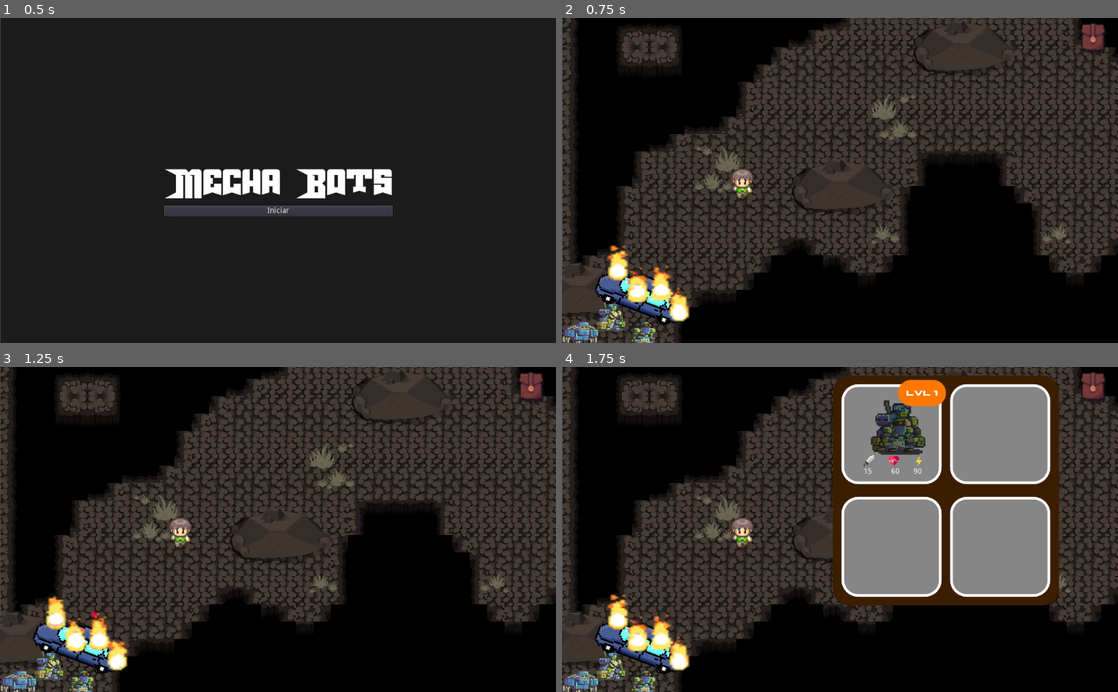
Above: before the commit, frames 1-4 (two rows, left to right).
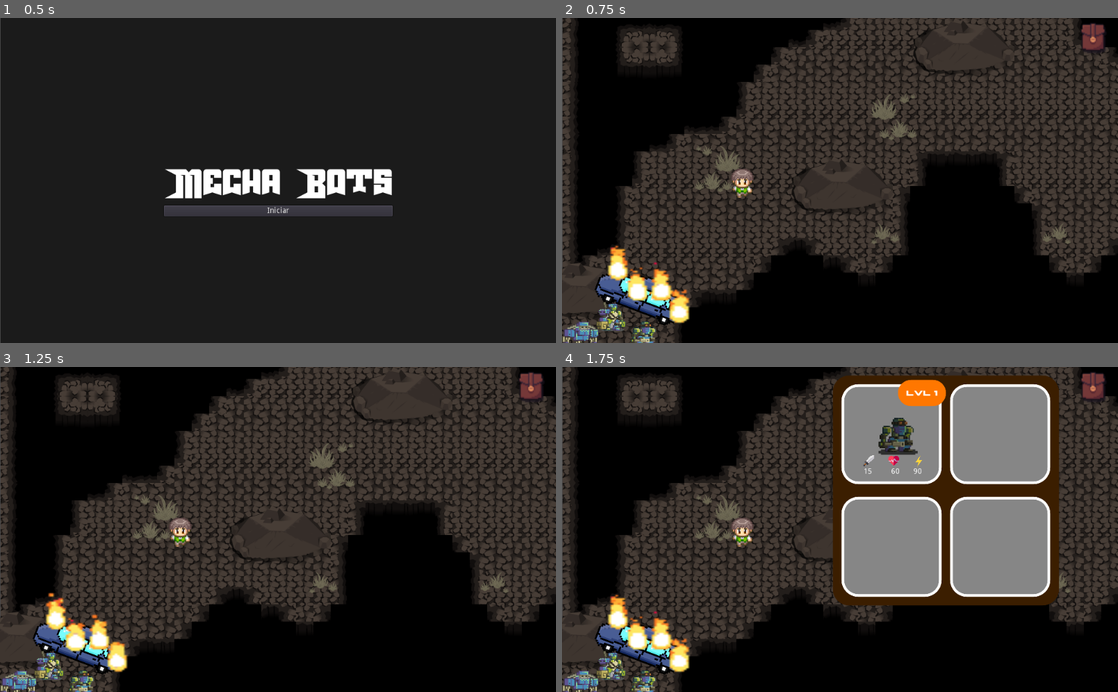
Above: after the commit, the same moments.

Repository: brunohlippert/MechaBots
Game: Godot game, scene res://Scenes/map/Home.tscn
Same seed, same stepped clock (60 frames per second), same inputs: the game is played once before the commit and once after it.
Inputs (mouse positions are in pixels of both pictures, inside the frame that each line leads up to):
- Up to frame 1 (0.5 s): no input
- Up to frame 2 (0.75 s): click "Iniciar" at 0.5 s
- Up to frame 3 (1.25 s): no input
- Up to frame 4 (1.75 s): click (1095, 386) at 1.25 s

Frame 1 is identical in both runs. In frame 2, 0.7% of the frame differs, in the area x 8-23%, y 69-95%; in frame 3, 0.7%; in frame 4, 1.4%, in the area x 8-66%, y 10-95%.

Commit message:
creditos

Diff:
--- a/Scenes/characters/Robot.tscn
+++ b/Scenes/characters/Robot.tscn
@@ -7,6 +7,7 @@
 [ext_resource path="res://assets/robots/garry.png" type="Texture" id=5]
 [ext_resource path="res://assets/robots/stronk.png" type="Texture" id=6]
 [ext_resource path="res://assets/hit - yellow.png" type="Texture" id=7]
+[ext_resource path="res://assets/robots/boss.png" type="Texture" id=8]
 
 [sub_resource type="Animation" id=2]
 length = 0.001
@@ -185,6 +186,7 @@
 [node name="sprites" type="Node2D" parent="."]
 
 [node name="fighter" type="Sprite" parent="sprites"]
+visible = false
 modulate = Color( 0.556863, 0.556863, 0.556863, 1 )
 position = Vector2( -1.90735e-06, -1.90735e-06 )
 scale = Vector2( 0.657895, 0.657895 )
@@ -209,6 +211,12 @@
 position = Vector2( -8, -3.8147e-06 )
 scale = Vector2( 0.605263, 0.605263 )
 texture = ExtResource( 6 )
+
+[node name="boss" type="Sprite" parent="sprites"]
+visible = false
+position = Vector2( -8, -4.76837e-07 )
+scale = Vector2( 0.21371, 0.21371 )
+texture = ExtResource( 8 )
 
 [node name="Sparks" type="AnimatedSprite" parent="."]
 position = Vector2( 9, 3.8147e-06 )
--- a/Scenes/characters/RobotLogic.gd
+++ b/Scenes/characters/RobotLogic.gd
@@ -30,6 +30,9 @@
 	special = robotConfig["special"]
 
 	$Stats.setInitialStats(robotConfig)
+	for rob in get_node("sprites").get_children():
+		rob.visible = false
+
 	robotSprite = get_node("sprites/"+robot)
 
 	if isEnemy:
--- a/Scenes/map/Batalha.gd
+++ b/Scenes/map/Batalha.gd
@@ -2,6 +2,8 @@
 
 var specialTimeout := 2
 var enemy: Dictionary
+
+var currentRobotBossFight = 0
 
 var rng = RandomNumberGenerator.new()
 
@@ -12,14 +14,21 @@
 	State.isRobotForBattleLvlUp = false
 	State.isNewRobotAdded = false
 
-	var robot = State.bag[State.robotForBattle]
-	enemy = State.enemyForBattle
+	if State.bossBattle:
+		State.playerPositionOnMap = Vector2(2650, 1500)
+		var robot = State.bag[currentRobotBossFight]
 
-	$Robot.init(robot["name"], robot["lvl"], true)
-	$Enemy.init(enemy["name"], enemy["lvl"], true, true)
+		$Robot.init(robot["name"], robot["lvl"], true)
+		$Enemy.init("boss", 1, true)
+
+	else:
+		var robot = State.bag[State.robotForBattle]
+		enemy = State.enemyForBattle
+
+		$Robot.init(robot["name"], robot["lvl"], true)
+		$Enemy.init(enemy["name"], enemy["lvl"], true, true)
 
 	$Robot.setMyTurn(true)
-
 	$Special/timeout.text = str(specialTimeout)
 
 func _on_Attack_pressed() -> void:
@@ -62,9 +71,26 @@
 	if $Enemy.life <= 0:
 		State.firstBattle = false
 		State.handleVitoria(enemy)
+
+
+
 		get_tree().change_scene("res://Scenes/map/Map.tscn")
 	if $Robot.life <= 0:
-		get_tree().change_scene("res://Scenes/map/Map.tscn")
+		if State.bossBattle:
+			currentRobotBossFight += 1
+
+			if currentRobotBossFight < len(State.bag):
+				var robot = State.bag[currentRobotBossFight]
+
+				$Robot.init(robot["name"], robot["lvl"], true)
+				$Robot.setMyTurn(true)
+				specialTimeout = 2
+				$Special/timeout.text = str(specialTimeout)
+			else:
+				State.bossBattle = false
+				get_tree().change_scene("res://Scenes/map/Map.tscn")
+		else:
+			get_tree().change_scene("res://Scenes/map/Map.tscn")
 
 
 func disabledButtonStates(newState: bool):
--- a/Scenes/map/Batalha.tscn
+++ b/Scenes/map/Batalha.tscn
@@ -7,6 +7,7 @@
 [ext_resource path="res://assets/sprites/battleSprites/background2.png" type="Texture" id=5]
 [ext_resource path="res://assets/sprites/battleSprites/background1.png" type="Texture" id=6]
 [ext_resource path="res://tiles/Battle.tscn" type="PackedScene" id=7]
+[ext_resource path="res://assets/batalha.mp3" type="AudioStream" id=8]
 
 [sub_resource type="TileSet" id=1]
 1/name = "mainlev_build.png 1"
@@ -258,5 +259,10 @@
 margin_bottom = 24.0
 text = "1"
 
+[node name="AudioStreamPlayer" type="AudioStreamPlayer" parent="."]
+stream = ExtResource( 8 )
+volume_db = -12.201
+autoplay = true
+
 [connection signal="pressed" from="Attack" to="." method="_on_Attack_pressed"]
 [connection signal="pressed" from="Special" to="." method="_on_Special_pressed"]
--- /dev/null
+++ b/Scenes/map/Fim.gd
@@ -0,0 +1,4 @@
+extends Node2D
+
+func _ready():
+	$VideoPlayer.play()
--- /dev/null
+++ b/Scenes/map/Fim.tscn
@@ -0,0 +1,11 @@
+[gd_scene load_steps=2 format=2]
+
+[ext_resource path="res://assets/creditos.ogv" type="VideoStream" id=1]
+
+[node name="Home" type="Node2D"]
+
+[node name="VideoPlayer" type="VideoPlayer" parent="."]
+margin_right = 1024.0
+margin_bottom = 600.0
+stream = ExtResource( 1 )
+autoplay = true
--- a/Scenes/map/Map.gd
+++ b/Scenes/map/Map.gd
@@ -3,6 +3,11 @@
 func _ready():
 	$Player.position = State.playerPositionOnMap
 
+	if State.playerWinBossBattle:
+		for child in $BarreiraBau.get_children():
+			$BarreiraBau.remove_child(child)
+
+
 func _on_bagButton_pressed() -> void:
 	$HudLayer/Bag.visible = not $HudLayer/Bag.visible
 
--- a/Scenes/map/Map.tscn
+++ b/Scenes/map/Map.tscn
@@ -15,6 +15,7 @@
 [ext_resource path="res://assets/robots/stronk.png" type="Texture" id=13]
 [ext_resource path="res://Scenes/structures/Bau.tscn" type="PackedScene" id=14]
 [ext_resource path="res://Scenes/structures/Mine.tscn" type="PackedScene" id=15]
+[ext_resource path="res://assets/map.ogg" type="AudioStream" id=16]
 
 [node name="Map" type="Node2D"]
 script = ExtResource( 5 )
@@ -87,61 +88,61 @@
 position = Vector2( 2576, 682 )
 
 [node name="Entulho19" parent="Entulhos" instance=ExtResource( 1 )]
-position = Vector2( 2120, 1049 )
+position = Vector2( 2783, 942 )
 
 [node name="Entulho20" parent="Entulhos" instance=ExtResource( 1 )]
-position = Vector2( 2113, 1100 )
+position = Vector2( 2744, 977 )
 
 [node name="Entulho21" parent="Entulhos" instance=ExtResource( 1 )]
-position = Vector2( 1898, 1123 )
+position = Vector2( 2704, 1006 )
 
 [node name="Entulho22" parent="Entulhos" instance=ExtResource( 1 )]
-position = Vector2( 1925, 1077 )
-
-[node name="Entulho2" parent="Entulhos/Entulho22" instance=ExtResource( 1 )]
-position = Vector2( 998, -21 )
-
-[node name="Entulho3" parent="Entulhos/Entulho22" instance=ExtResource( 1 )]
-position = Vector2( 1032, 15 )
-
-[node name="Entulho4" parent="Entulhos/Entulho22" instance=ExtResource( 1 )]
-position = Vector2( 968, 18 )
-
-[node name="Entulho5" parent="Entulhos/Entulho22" instance=ExtResource( 1 )]
-position = Vector2( 1030, 60 )
-
-[node name="Entulho6" parent="Entulhos/Entulho22" instance=ExtResource( 1 )]
-position = Vector2( 968, 64 )
-
-[node name="Entulho7" parent="Entulhos/Entulho22" instance=ExtResource( 1 )]
-position = Vector2( 1019, -250 )
-
-[node name="Entulho8" parent="Entulhos/Entulho22" instance=ExtResource( 1 )]
-position = Vector2( 971, -223 )
-
-[node name="Entulho9" parent="Entulhos/Entulho22" instance=ExtResource( 1 )]
-position = Vector2( 161, 570 )
-
-[node name="Entulho10" parent="Entulhos/Entulho22" instance=ExtResource( 1 )]
-position = Vector2( 150, 634 )
-
-[node name="Entulho11" parent="Entulhos/Entulho22" instance=ExtResource( 1 )]
-position = Vector2( 911, 870 )
-
-[node name="Entulho12" parent="Entulhos/Entulho22" instance=ExtResource( 1 )]
-position = Vector2( 849, 868 )
-
-[node name="Entulho13" parent="Entulhos/Entulho22" instance=ExtResource( 1 )]
-position = Vector2( 968, 836 )
-
-[node name="Entulho16" parent="Entulhos/Entulho22" instance=ExtResource( 1 )]
-position = Vector2( 1252, 305 )
-
-[node name="Entulho17" parent="Entulhos/Entulho22" instance=ExtResource( 1 )]
-position = Vector2( 1262, 354 )
-
-[node name="Entulho18" parent="Entulhos/Entulho22" instance=ExtResource( 1 )]
-position = Vector2( 1211, 335 )
+position = Vector2( 2763, 1027 )
+
+[node name="Entulho23" parent="Entulhos" instance=ExtResource( 1 )]
+position = Vector2( 2811, 991 )
+
+[node name="Entulho24" parent="Entulhos" instance=ExtResource( 1 )]
+position = Vector2( 2610, 1253 )
+
+[node name="Entulho25" parent="Entulhos" instance=ExtResource( 1 )]
+position = Vector2( 2558, 1243 )
+
+[node name="Entulho26" parent="Entulhos" instance=ExtResource( 1 )]
+position = Vector2( 2565, 1285 )
+
+[node name="Entulho27" parent="Entulhos" instance=ExtResource( 1 )]
+position = Vector2( 2416, 1795 )
+
+[node name="Entulho28" parent="Entulhos" instance=ExtResource( 1 )]
+position = Vector2( 2450, 1827 )
+
+[node name="Entulho29" parent="Entulhos" instance=ExtResource( 1 )]
+position = Vector2( 2469, 1774 )
+
+[node name="Entulho30" parent="Entulhos" instance=ExtResource( 1 )]
+position = Vector2( 2544, 1816 )
+
+[node name="Entulho31" parent="Entulhos" instance=ExtResource( 1 )]
+position = Vector2( 3214, 1364 )
+
+[node name="Entulho32" parent="Entulhos" instance=ExtResource( 1 )]
+position = Vector2( 3248, 1410 )
+
+[node name="Entulho33" parent="Entulhos" instance=ExtResource( 1 )]
+position = Vector2( 3184, 1410 )
+
+[node name="Entulho34" parent="Entulhos" instance=ExtResource( 1 )]
+position = Vector2( 2270, 840 )
+
+[node name="Entulho35" parent="Entulhos" instance=ExtResource( 1 )]
+position = Vector2( 2316, 874 )
+
+[node name="Entulho36" parent="Entulhos" instance=ExtResource( 1 )]
+position = Vector2( 2177, 1611 )
+
+[node name="Entulho37" parent="Entulhos" instance=ExtResource( 1 )]
+position = Vector2( 2141, 1649 )
 
 [node name="Placas" type="Node2D" parent="."]
 
@@ -150,6 +151,11 @@
 
 [node name="Label" parent="Placas/Placa" index="0"]
 text = "vila"
+
+[node name="Mine" parent="." instance=ExtResource( 15 )]
+modulate = Color( 1, 0.823529, 0.635294, 1 )
+position = Vector2( 2773, 1506 )
+scale = Vector2( 0.5, 0.5 )
 
 [node name="Player" parent="." instance=ExtResource( 2 )]
 position = Vector2( 266, 374 )
@@ -194,55 +200,50 @@
 
 [node name="Fire" parent="Fogos" instance=ExtResource( 8 )]
 position = Vector2( 38, 522 )
-frame = 7
+frame = 39
 
 [node name="Fire2" parent="Fogos" instance=ExtResource( 8 )]
 position = Vector2( 74, 562 )
-frame = 57
+frame = 29
 
 [node name="Fire3" parent="Fogos" instance=ExtResource( 8 )]
 position = Vector2( 118, 559 )
-frame = 14
 
 [node name="Fire4" parent="Fogos" instance=ExtResource( 8 )]
 position = Vector2( 151, 600 )
-frame = 32
+frame = 4
 
 [node name="Fire5" parent="Fogos" instance=ExtResource( 8 )]
 position = Vector2( 1707, 384 )
-frame = 53
+frame = 25
 
 [node name="Fire6" parent="Fogos" instance=ExtResource( 8 )]
 position = Vector2( 1679, 383 )
-frame = 17
+frame = 49
 
 [node name="Fire7" parent="Fogos" instance=ExtResource( 8 )]
 position = Vector2( 2563, 417 )
-frame = 24
+frame = 56
 
 [node name="Fire8" parent="Fogos" instance=ExtResource( 8 )]
 position = Vector2( 2822, 752 )
-frame = 11
+frame = 43
 
 [node name="Fire9" parent="Fogos" instance=ExtResource( 8 )]
 position = Vector2( 2867, 781 )
-frame = 3
-
-[node name="Fire10" parent="Fogos" instance=ExtResource( 8 )]
-position = Vector2( 2004, 981 )
-frame = 17
+frame = 35
 
 [node name="Fire11" parent="Fogos" instance=ExtResource( 8 )]
 position = Vector2( 2235, 1461 )
-frame = 52
+frame = 24
 
 [node name="Fire12" parent="Fogos" instance=ExtResource( 8 )]
 position = Vector2( 2197, 1509 )
-frame = 30
+frame = 2
 
 [node name="Fire13" parent="Fogos" instance=ExtResource( 8 )]
 position = Vector2( 2237, 1523 )
-frame = 23
+frame = 55
 
 [node name="Enemies" type="Node2D" parent="."]
 
@@ -262,16 +263,36 @@
 texture = ExtResource( 13 )
 
 [node name="Cannon" type="Sprite" parent="Enemies/Stronk"]
-position = Vector2( 186.924, 83.7877 )
+position = Vector2( 245.186, 105.272 )
 texture = ExtResource( 12 )
 
 [node name="Bau" parent="." instance=ExtResource( 14 )]
 position = Vector2( 1681, 595 )
 
-[node name="Mine" parent="." instance=ExtResource( 15 )]
-modulate = Color( 1, 0.823529, 0.635294, 1 )
-position = Vector2( 2773, 1506 )
-scale = Vector2( 0.5, 0.5 )
+[node name="BarreiraBau" type="Node2D" parent="."]
+
+[node name="Car2" type="Sprite" parent="BarreiraBau"]
+position = Vector2( 2149, 1119 )
+rotation = -1.28631
+scale = Vector2( 0.1934, 0.188281 )
+texture = ExtResource( 11 )
+
+[node name="Fire10" parent="BarreiraBau" instance=ExtResource( 8 )]
+position = Vector2( 2118, 1169 )
+frame = 3
+
+[node name="Fire14" parent="BarreiraBau" instance=ExtResource( 8 )]
+position = Vector2( 2131, 1098 )
+frame = 49
+
+[node name="Fire15" parent="BarreiraBau" instance=ExtResource( 8 )]
+position = Vector2( 2154, 1030 )
+frame = 39
+
+[node name="AudioStreamPlayer" type="AudioStreamPlayer" parent="."]
+stream = ExtResource( 16 )
+volume_db = -12.201
+autoplay = true
 
 [connection signal="pressed" from="HudLayer/HUD/bagButton" to="." method="_on_bagButton_pressed"]
 
--- /dev/null
+++ b/Scenes/structures/Bau.gd
@@ -0,0 +1,4 @@
+extends Node2D
+
+func _on_Area2D_body_entered(body):
+	get_tree().change_scene("res://Scenes/map/Fim.tscn")
--- a/Scenes/structures/Bau.tscn
+++ b/Scenes/structures/Bau.tscn
@@ -1,9 +1,22 @@
-[gd_scene load_steps=2 format=2]
+[gd_scene load_steps=4 format=2]
 
 [ext_resource path="res://tiles/Itens.tscn" type="PackedScene" id=1]
+[ext_resource path="res://Scenes/structures/Bau.gd" type="Script" id=2]
+
+[sub_resource type="CircleShape2D" id=1]
+radius = 30.0666
 
 [node name="Bau" type="Node2D"]
+script = ExtResource( 2 )
 
 [node name="TileMap" parent="." instance=ExtResource( 1 )]
 scale = Vector2( 2, 2 )
 tile_data = PoolIntArray( 0, 2, 0 )
+
+[node name="Area2D" type="Area2D" parent="."]
+
+[node name="CollisionShape2D" type="CollisionShape2D" parent="Area2D"]
+position = Vector2( 33, 31 )
+shape = SubResource( 1 )
+
+[connection signal="body_entered" from="Area2D" to="." method="_on_Area2D_body_entered"]
--- /dev/null
+++ b/Scenes/structures/Mine.gd
@@ -0,0 +1,5 @@
+extends Node2D
+
+func _on_Area2D_body_entered(body):
+	State.bossBattle = true
+	get_tree().change_scene("res://Scenes/map/Batalha.tscn")
--- a/Scenes/structures/Mine.tscn
+++ b/Scenes/structures/Mine.tscn
@@ -1,8 +1,10 @@
-[gd_scene load_steps=2 format=2]
+[gd_scene load_steps=3 format=2]
 
 [ext_resource path="res://assets/mine.png" type="Texture" id=1]
+[ext_resource path="res://Scenes/structures/Mine.gd" type="Script" id=2]
 
 [node name="Mine" type="Node2D"]
+script = ExtResource( 2 )
 
 [node name="Mine" type="Sprite" parent="."]
 scale = Vector2( 0.311125, 0.311125 )
@@ -13,3 +15,6 @@
 
 [node name="CollisionPolygon2D" type="CollisionPolygon2D" parent="Area2D"]
 polygon = PoolVector2Array( -106, -57, -145, 62, -41, 63, 7, 35, 22, 36, 53, 65, 157, 75, 93, -88, 19, -131, -65, -112 )
+
+[connection signal="area_entered" from="Area2D" to="." method="_on_Area2D_area_entered"]
+[connection signal="body_entered" from="Area2D" to="." method="_on_Area2D_body_entered"]
--- a/config/robots.gd
+++ b/config/robots.gd
@@ -82,5 +82,15 @@
 				"life": 190
 			}
 		}
+	},
+	"boss": {
+		"sprite": "res://assets/robots/boss.png",
+		"lvls": {
+			1: {
+				"damage": 50,
+				"special": 80,
+				"life": 300
+			}
+		}
 	}
 }
--- a/state/state.gd
+++ b/state/state.gd
@@ -7,6 +7,10 @@
 var firstBattle = true
 
 var playerCanMove = true
+
+var bossBattle = false
+
+var playerWinBossBattle = false
 
 # Controle de pos batalha
 var isRobotForBattleLvlUp = false
@@ -30,20 +34,24 @@
 ]
 
 func handleVitoria(enemy: Dictionary):
-	firstBattle = false
+	if State.bossBattle:
+		State.bossBattle = false
+		State.playerWinBossBattle = true
+	else:
+		firstBattle = false
 
-	if bag[robotForBattle]["lvl"] < 3:
-		isRobotForBattleLvlUp = true
-		bag[robotForBattle]["lvl"] += 1
+		if bag[robotForBattle]["lvl"] < 3:
+			isRobotForBattleLvlUp = true
+			bag[robotForBattle]["lvl"] += 1
 
-	var robotIndex = getRobotIndexInBag(enemy)
+		var robotIndex = getRobotIndexInBag(enemy)
 
-	if robotIndex == -1 and len(bag) < BAG_MAX_SLOTS:
-		isNewRobotAdded = true
-		bag.push_back({
-			"name": enemy["name"],
-			"lvl": enemy["lvl"]
-		})
+		if robotIndex == -1 and len(bag) < BAG_MAX_SLOTS:
+			isNewRobotAdded = true
+			bag.push_back({
+				"name": enemy["name"],
+				"lvl": enemy["lvl"]
+			})
 
 func getRobotIndexInBag(robotCheck: Dictionary) -> int:
 	for i in range(len(bag)):
Not shown: 1 places in Scenes/characters/Robot.tscn that only renumber resources
Not shown: 1 places in Scenes/map/Batalha.tscn that only renumber resources
Not shown: 1 places in Scenes/map/Map.tscn that only renumber resources
Not shown, added: assets/batalha.mp3.import
Not shown, added: assets/map.ogg.import
Binary file added: assets/robots/boss.png
Not shown, added: assets/robots/boss.png.import
Not shown, added: assets/batalha.mp3
Not shown, added: assets/creditos.ogv
Not shown, added: assets/map.ogg
